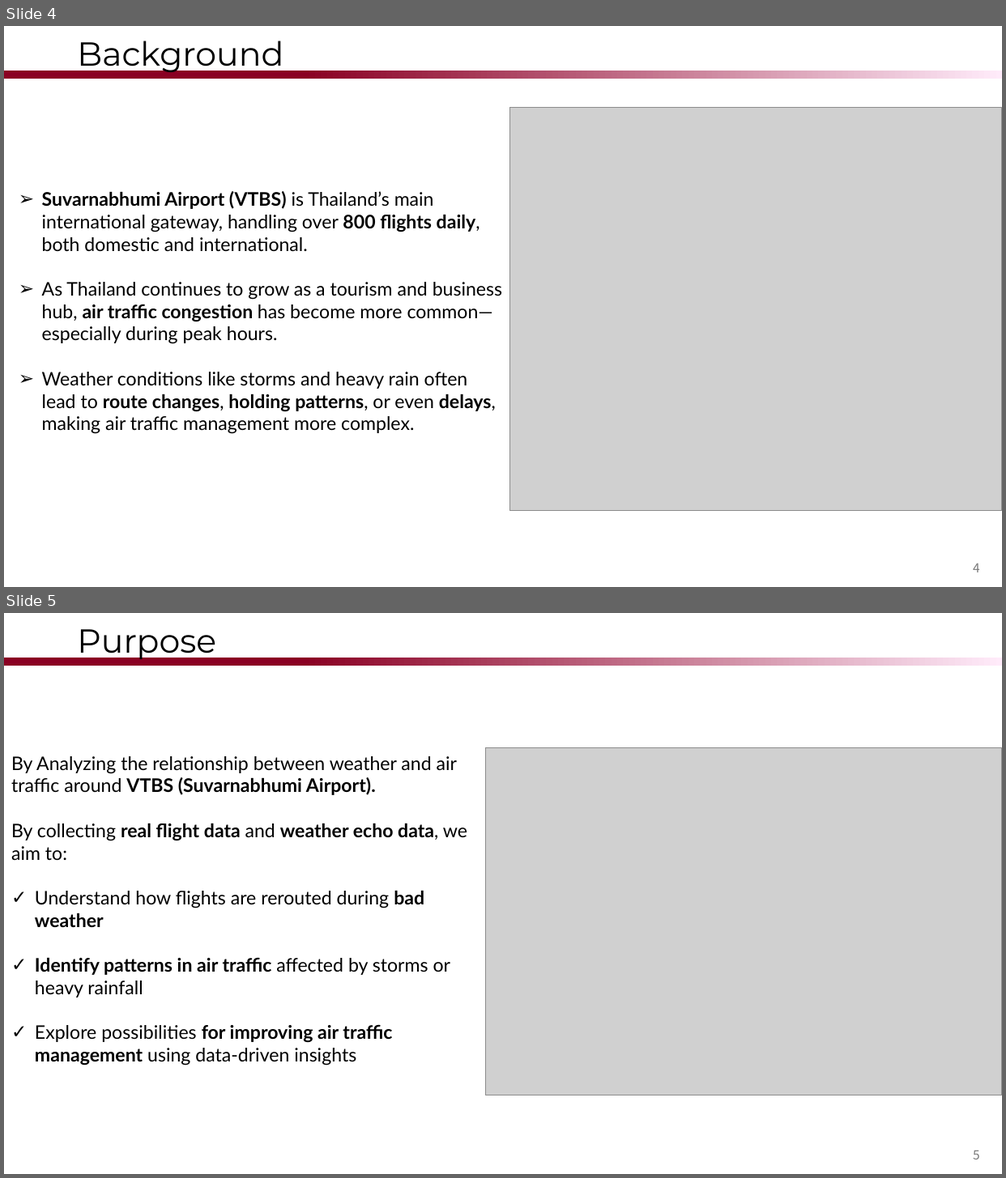
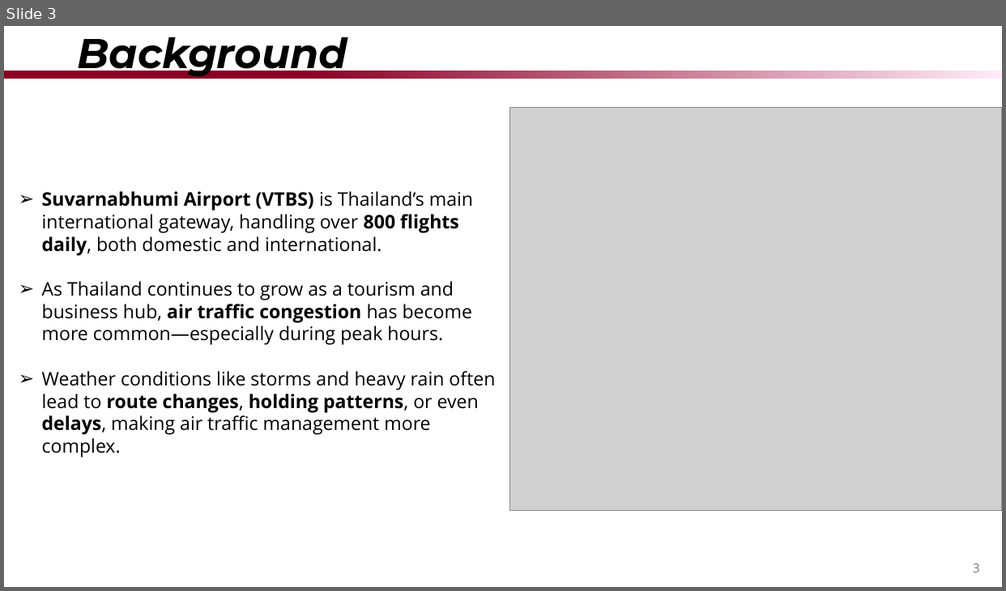
Before and after one commit to krithymn/ATMCODE, a slide deck: ProgressSlide/FinalPresentation.pptx. Shown one above the other, each under a label of ours: slides 4 and 5 before the commit, slide 3 after it. The pictures are 1006x1178 and 1006x591 pixels, drawn with LibreOffice and Linux fonts; fonts in the diff are those of the drawing; grey boxes stand for pictures; background and template pictures are left out. Boxes give left, top, right and bottom in pixels: in the first picture for what was removed or moved away, otherwise in the second. Text is boxed around its words. In the diff, an @@ line names an element or a change of style, - is before the commit and + after.

```diff
--- a/ProgressSlide/FinalPresentation.pptx
+++ b/ProgressSlide/FinalPresentation.pptx
@@ slide 5 removed at box(4, 613, 1002, 1174), background #FFFFFF; not listed: 1 template element that a slide beside it also shows @@
@@ title removed at box(77, 629, 216, 662) @@
-Purpose
@@ text removed at box(11, 756, 467, 1066) @@
-By Analyzing the relationship between weather and air traffic around VTBS (Suvarnabhumi Airport).
-By collecting real flight data and weather echo data, we aim to:
-✓ Understand how flights are rerouted during bad weather
-✓ Identify patterns in air traffic affected by storms or heavy rainfall
-✓ Explore possibilities for improving air traffic management using data-driven insights
@@ picture removed at box(485, 747, 1002, 1095) @@
@@ page number removed at box(973, 1151, 980, 1160) @@
-5
@@ what was slide 4 is now slide 3 @@
@@ slide 3 changed as well @@
@@ title "Background" at box(77, 37, 347, 79): size 32 to 40 pt, bold on, italic on @@
@@ text "Suvarnabhumi Airport (VTBS) is Thailand’s ..." at box(42, 191, 495, 458): font Lato to Open Sans @@
@@ page number at box(973, 564, 980, 573): text changed; font Noto Sans CJK JP to Open Sans @@
-4
+3
```
Also in this commit, not shown: 1 other slide changed, 10 slides added, 3 other slides removed, 25 other files.
